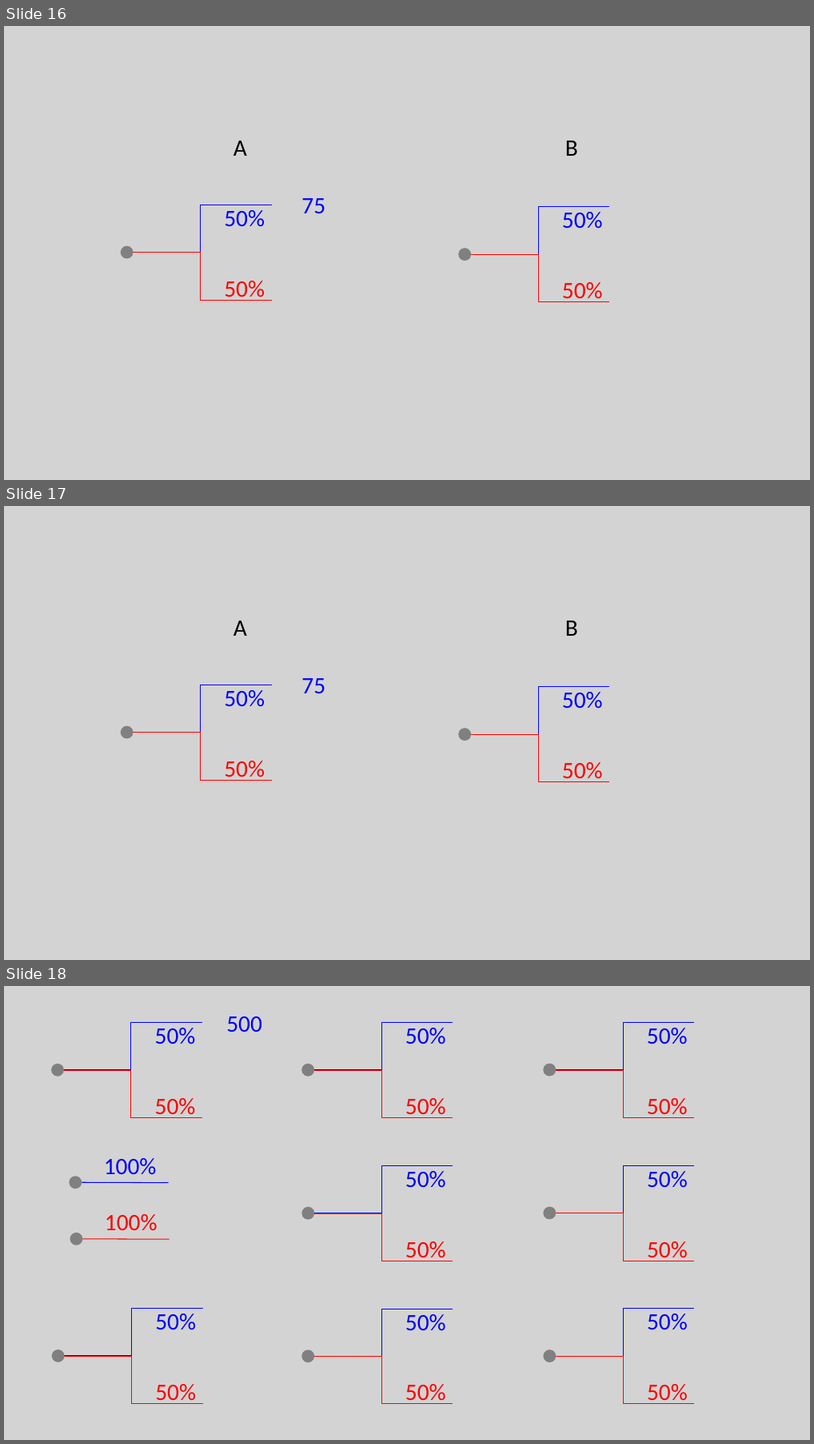
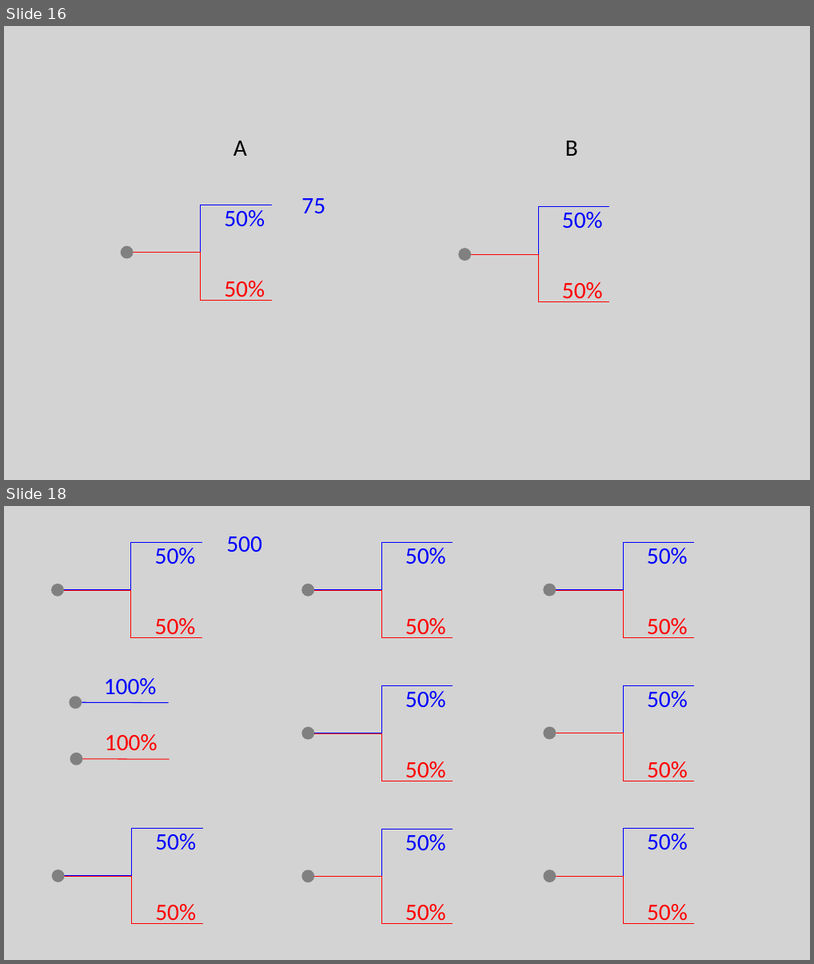
Before and after one commit to luwy-allison/EDP_stage1, a slide deck: 介面.pptx. Shown one above the other, each under a label of ours: slides 16, 17 and 18 before the commit, slides 16 and 18 after it; the slides between them are not shown. The pictures are 814x1444 and 814x964 pixels, drawn with LibreOffice and Linux fonts; fonts in the diff are those of the drawing. Boxes give left, top, right and bottom in pixels: in the first picture for what was removed or moved away, otherwise in the second. Text is boxed around its words. In the diff, an @@ line names an element or a change of style, - is before the commit and + after.

```diff
--- a/介面.pptx
+++ b/介面.pptx
@@ slide 17 removed at (4, 506, 810, 960), background #D3D3D3 @@
@@ text removed at (234, 620, 247, 636) @@
-A
@@ text removed at (566, 620, 578, 636) @@
-B
@@ text removed at (302, 678, 326, 693) @@
-75
@@ group removed at (121, 684, 272, 780): 2 elbow lines, 2 texts, 1 ellipse @@
-50%
-50%
@@ group removed at (459, 687, 610, 782): 2 elbow lines, 2 texts, 1 ellipse @@
-50%
-50%
```
Also in this commit, not shown: 1 slide added.
